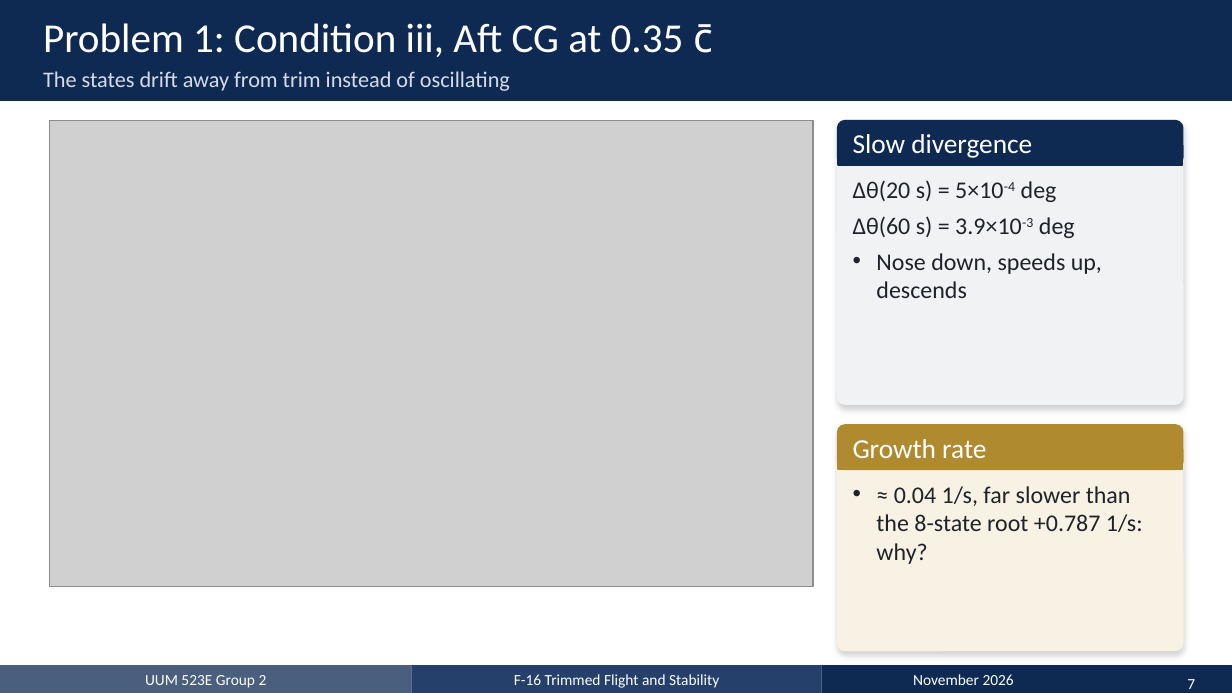
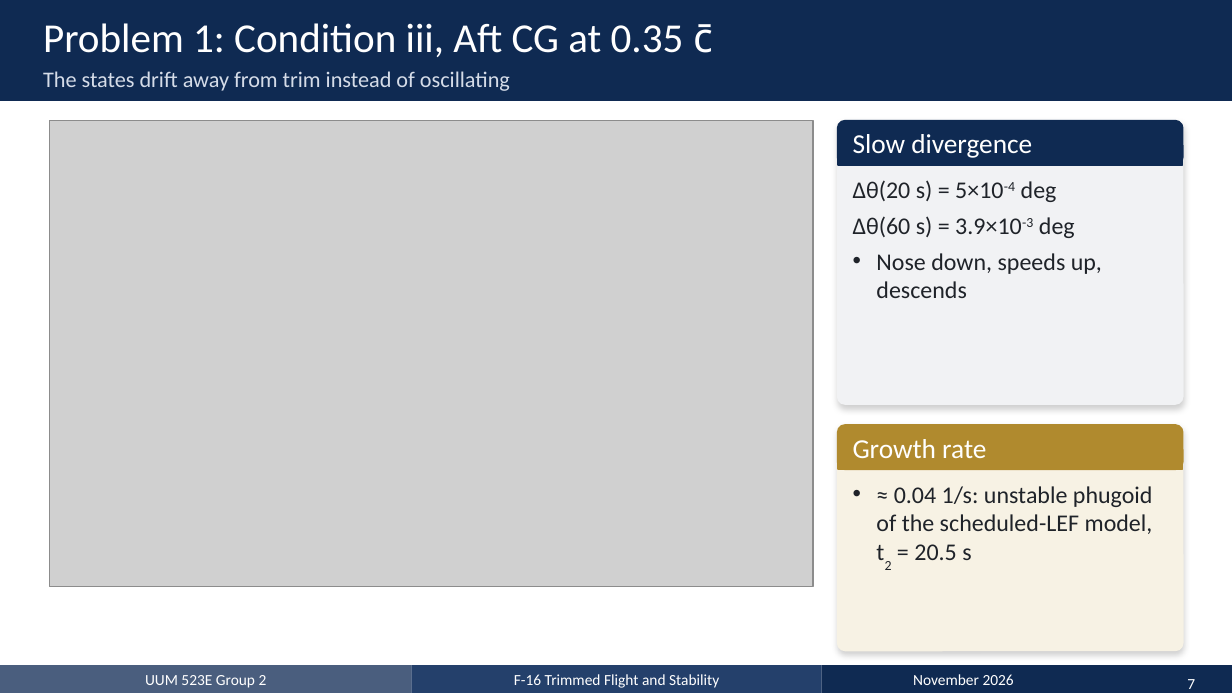
Before and after one commit to emircansurucu/UUM523E-F16-Flight-Dynamics, a slide deck: slide 7 of presentation/MT_Group2_Presentation_EN.pptx. Drawn at 1232x693 pixels with LibreOffice and Linux fonts; fonts in the diff are those of the drawing; grey boxes stand for pictures. Boxes give left, top, right and bottom in pixels: in the first picture for what was removed or moved away, otherwise in the second. Text is boxed around its words. In the diff, an @@ line names an element or a change of style, - is before the commit and + after.

```diff
--- a/presentation/MT_Group2_Presentation_EN.pptx
+++ b/presentation/MT_Group2_Presentation_EN.pptx
@@ text at box(876, 486, 1153, 560): text changed @@
-• ≈ 0.04 1/s, far slower than the 8-state root +0.787 1/s: why?
+• ≈ 0.04 1/s: unstable phugoid of the scheduled-LEF model, t2 = 20.5 s
```
Also in this commit, not shown: 9 other slides changed, 56 other files.
